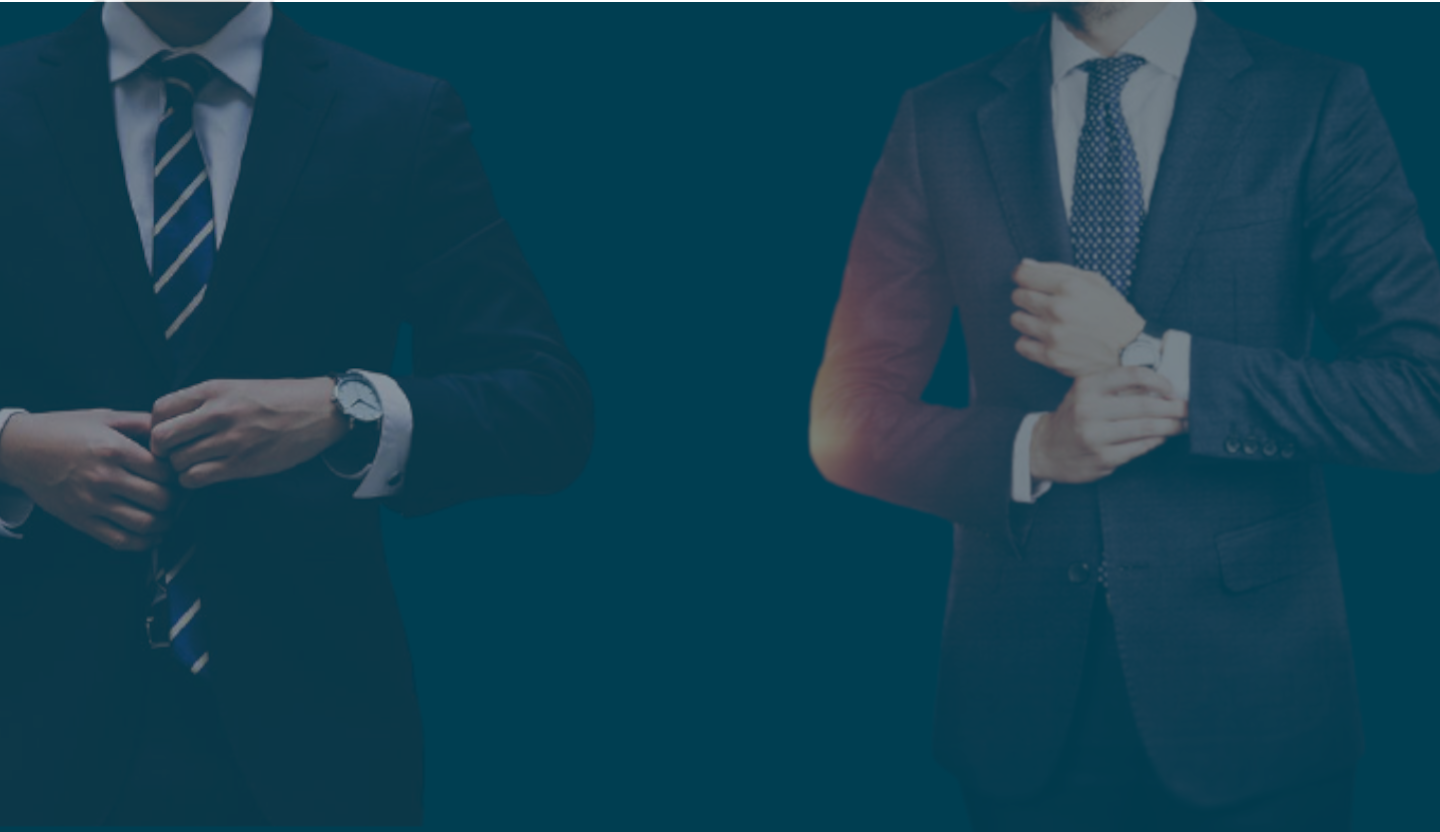
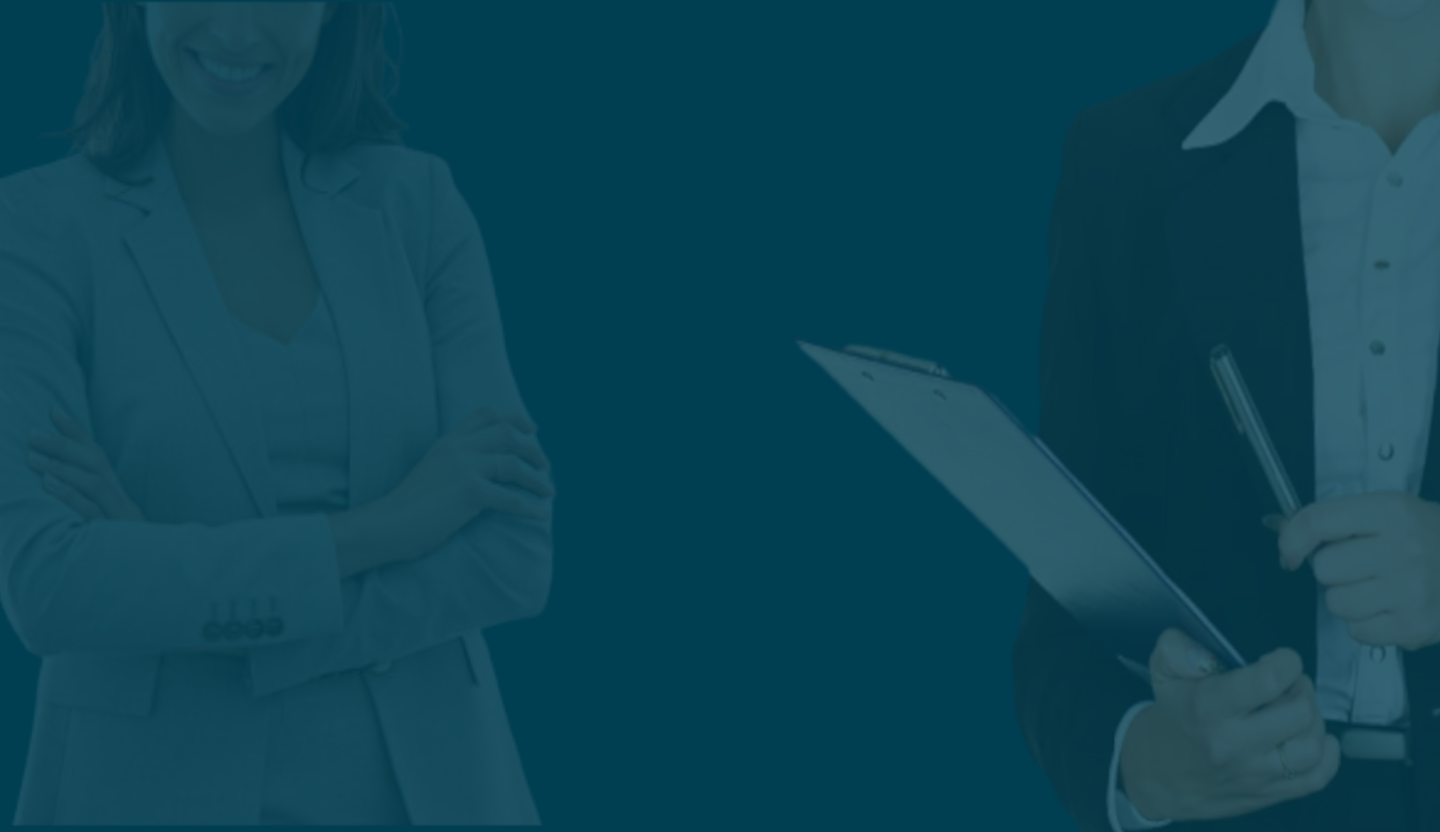
Layered file, before and after one edit (1440 × 832). Changes by layer:
removed layer "Background #4" over <box>0,0,1440,832</box>
added layer "advogada-2-sobre-nos-img-removebg-preview.png" (21%) above "advogada-sobre-nos-img-removebg-preview.png" over <box>788,0,1440,832</box>
added layer "advogada-sobre-nos-img-removebg-preview.png" (11%) above "Footer Background" over <box>0,1,561,826</box>
added layer "Footer Background" over <box>0,0,1440,832</box>
